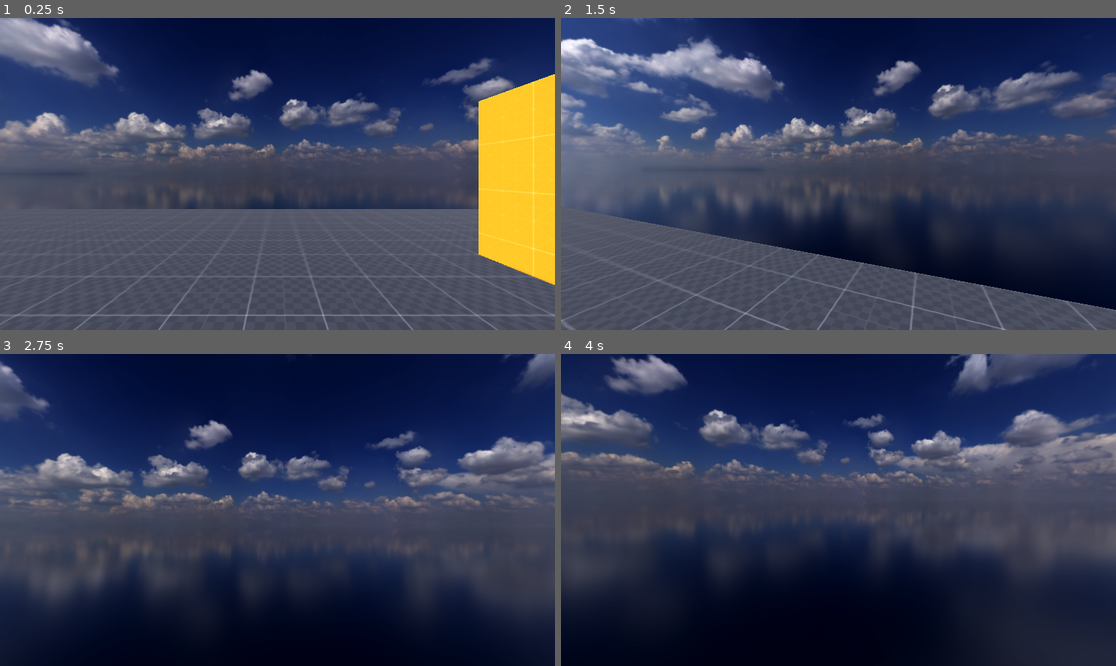
Above: before the commit, frames 1-4 (two rows, left to right).
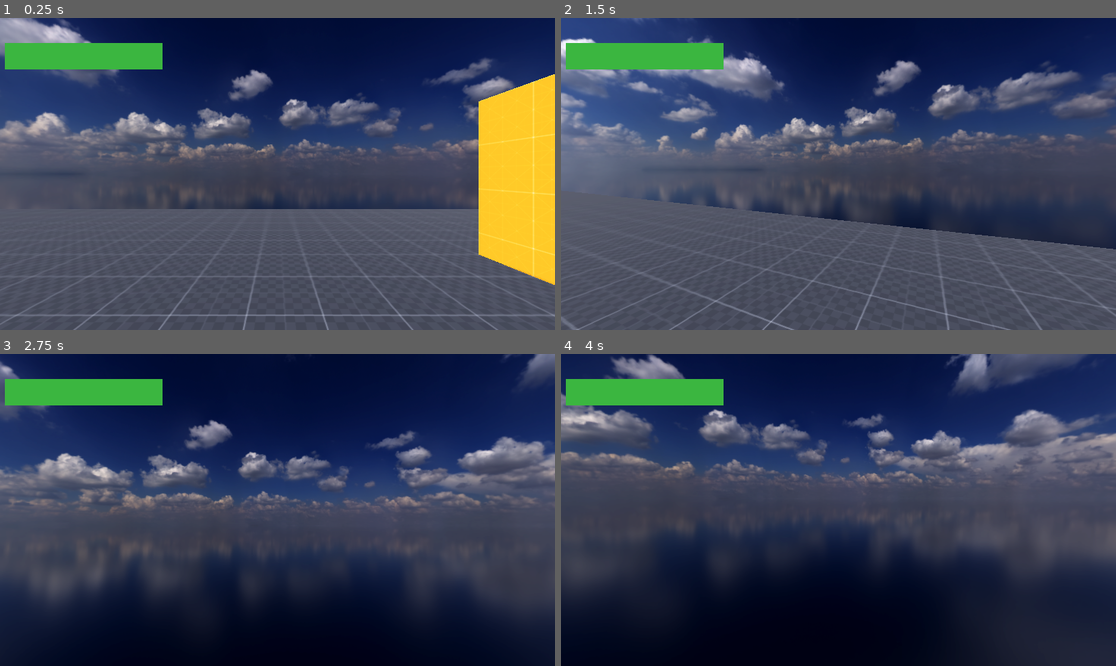
Above: after the commit, the same moments.

Repository: Inquisitor718/MadCow
Game: Godot game, scene res://scenes/main.tscn
Same seed, same stepped clock (60 frames per second), same inputs: the game is played once before the commit and once after it.
Inputs (mouse positions are in pixels of both pictures, inside the frame that each line leads up to):
- Up to frame 1 (0.25 s): no input
- Up to frame 2 (1.5 s): tap Enter (ui_accept) at 0.5, 0.77 s; move the mouse to (866, 174) at 0.52 s; hold Shift (sprint) 0.53-1.28 s; hold W (forward) from 0.53 s (still down); move the mouse to (810, 174) at 1.27 s; tap Ctrl (crouch) at 1.35 s
- Up to frame 3 (2.75 s): keep holding W (forward); tap Enter (ui_accept) at 1.52 s; tap Shift (sprint) at 1.55, 2.3 s; move the mouse to (288, 503) at 2.02 s; hold E (free_look) from 2.03 s (still down)
- Up to frame 4 (4 s): keep holding W (forward); move the mouse to (832, 516) at 2.77 s; release E (free_look) at 2.78 s; tap Shift (sprint) at 2.85 s; tap Enter (ui_accept) at 3.02, 3.5, 3.77 s; move the mouse to (877, 513) at 3.52 s; hold Shift (sprint) from 3.53 s (still down)

The runs differ from the first frame. In frame 1, 2.4% of the frame differs, in the area x 0-30%, y 8-17%; in frame 2, 15%, in the area x 0-100%, y 8-100%; in frame 3, 2.4%; in frame 4, 2.4%.

Commit message:
Added test enemy and a Health and UI system
Minor changes:
change to sprint mechanic[no longer sprints when in air]
added a to do file for self reference

Diff:
--- /dev/null
+++ b/madcow-decease/Todo/todoS.gd
@@ -0,0 +1,4 @@
+1. make a basic health system and UI for it{done}
+2. make following changes to movement: add inertia somehow
+3. add stamina bar
+4. add guns
--- a/madcow-decease/project.godot
+++ b/madcow-decease/project.godot
@@ -14,6 +14,10 @@
 run/main_scene="uid://bumv6bik85j7x"
 config/features=PackedStringArray("4.4", "Forward Plus")
 config/icon="res://icon.svg"
+
+[global_group]
+
+player_S=""
 
 [input]
 
--- a/madcow-decease/scenes/level.tscn
+++ b/madcow-decease/scenes/level.tscn
@@ -1,8 +1,9 @@
-[gd_scene load_steps=6 format=3 uid="uid://ccb1x31rk1xrh"]
+[gd_scene load_steps=7 format=3 uid="uid://ccb1x31rk1xrh"]
 
 [ext_resource type="Texture2D" uid="uid://ddvi8x568u7vh" path="res://assets/textures/dev/grids/Dark/texture_07.png" id="1_2q6dc"]
 [ext_resource type="Texture2D" uid="uid://cumosmcfe46rx" path="res://assets/textures/dev/grids/Orange/texture_05.png" id="2_w7c3h"]
 [ext_resource type="PackedScene" uid="uid://c6qqhoiccfc6n" path="res://scenes/player_S_.tscn" id="3_w8frs"]
+[ext_resource type="PackedScene" uid="uid://mx076i2bgxwe" path="res://scenes/test_enemy.tscn" id="4_mx8sn"]
 
 [sub_resource type="StandardMaterial3D" id="StandardMaterial3D_j1pjq"]
 albedo_texture = ExtResource("1_2q6dc")
@@ -28,3 +29,6 @@
 
 [node name="Player" parent="." instance=ExtResource("3_w8frs")]
 transform = Transform3D(1, 0, 0, 0, 1, 0, 0, 0, 1, -0.59694, 1.53298, 0.65011)
+
+[node name="test_enemy" parent="." instance=ExtResource("4_mx8sn")]
+transform = Transform3D(1, 0, 0, 0, 1, 0, 0, 0, 1, -6, 1, 0)
--- a/madcow-decease/scenes/player_S_.tscn
+++ b/madcow-decease/scenes/player_S_.tscn
@@ -1,10 +1,15 @@
-[gd_scene load_steps=3 format=3 uid="uid://c6qqhoiccfc6n"]
+[gd_scene load_steps=5 format=3 uid="uid://c6qqhoiccfc6n"]
 
-[ext_resource type="Script" uid="uid://bia8jgms1aljh" path="res://scripts/Movement_S.gd" id="1_gkn25"]
+[ext_resource type="Script" uid="uid://bia8jgms1aljh" path="res://scripts/Player_S.gd" id="1_gkn25"]
 
 [sub_resource type="CapsuleShape3D" id="CapsuleShape3D_cvnsp"]
 
-[node name="Player" type="CharacterBody3D"]
+[sub_resource type="StyleBoxFlat" id="StyleBoxFlat_gkn25"]
+
+[sub_resource type="StyleBoxFlat" id="StyleBoxFlat_aj78o"]
+bg_color = Color(0.229933, 0.712038, 0.249773, 1)
+
+[node name="Player" type="CharacterBody3D" groups=["player_S"]]
 script = ExtResource("1_gkn25")
 
 [node name="CollisionShape3D" type="CollisionShape3D" parent="."]
@@ -14,3 +19,13 @@
 transform = Transform3D(1, 0, 0, 0, 1, 0, 0, 0, 1, 0, 0.841623, 0)
 
 [node name="Camera3D" type="Camera3D" parent="Head"]
+
+[node name="ProgressBar" type="ProgressBar" parent="Head/Camera3D"]
+offset_left = 10.0
+offset_top = 52.0
+offset_right = 338.0
+offset_bottom = 107.0
+theme_override_styles/background = SubResource("StyleBoxFlat_gkn25")
+theme_override_styles/fill = SubResource("StyleBoxFlat_aj78o")
+value = 100.0
+show_percentage = false
--- /dev/null
+++ b/madcow-decease/scenes/test_enemy.tscn
@@ -0,0 +1,24 @@
+[gd_scene load_steps=4 format=3 uid="uid://mx076i2bgxwe"]
+
+[ext_resource type="Script" uid="uid://bcgkgd6b61xqb" path="res://scripts/test_enemy.gd" id="1_h17bh"]
+
+[sub_resource type="BoxShape3D" id="BoxShape3D_7ibm0"]
+
+[sub_resource type="BoxShape3D" id="BoxShape3D_h17bh"]
+
+[node name="test_enemy" type="CharacterBody3D"]
+script = ExtResource("1_h17bh")
+
+[node name="CollisionShape3D" type="CollisionShape3D" parent="."]
+transform = Transform3D(0.5, 0, 0, 0, 0.5, 0, 0, 0, 0.5, 0, 0, 0)
+shape = SubResource("BoxShape3D_7ibm0")
+debug_color = Color(0, 0.6, 0.701961, 1)
+
+[node name="hitbox" type="Area3D" parent="."]
+
+[node name="CollisionShape3D" type="CollisionShape3D" parent="hitbox"]
+transform = Transform3D(1.2, 0, 0, 0, 1.2, 0, 0, 0, 1.2, 0, 0, 0)
+shape = SubResource("BoxShape3D_h17bh")
+debug_color = Color(0, 0.6, 0.701961, 1)
+
+[connection signal="body_entered" from="hitbox" to="." method="_on_hitbox_body_entered"]
--- a/madcow-decease/scripts/Movement_S.gd
+++ b/madcow-decease/scripts/Player_S.gd
@@ -5,6 +5,10 @@
 var direction = Vector3.ZERO
 
 var on_floor := true
+
+#health system
+@export var health =  100
+
 
 var speed_now = 5.0
 @export var speed_walk = 5.0
@@ -34,6 +38,19 @@
 @export var land_v_min = -3.0
 @export var lbob_ampscl = 0.025
 
+#health system function for damage
+func dmg(HP):
+	if HP < health:
+		health -= HP
+	else:
+		health = 0
+	$Head/Camera3D/ProgressBar.value = health
+	if health < 0:
+		die()
+
+func die():
+	pass
+
 #mouse movement
 func _ready():
 	Input.set_mouse_mode(Input.MOUSE_MODE_CAPTURED)
@@ -62,7 +79,7 @@
 		pcap.shape.height += ucrouch_speed * delta
 		pcap.shape.height = clamp(pcap.shape.height, 0.72, 2)
 		if abs(pcap.shape.height - 2.0) < 0.01:
-			if Input.is_action_pressed("sprint"):
+			if Input.is_action_pressed("sprint") && is_on_floor():
 				speed_now = speed_sprint
 			else:
 				speed_now = speed_walk
--- /dev/null
+++ b/madcow-decease/scripts/test_enemy.gd
@@ -0,0 +1,17 @@
+extends CharacterBody3D
+
+
+# Called when the node enters the scene tree for the first time.
+func _ready() -> void:
+	pass # Replace with function body.
+
+
+# Called every frame. 'delta' is the elapsed time since the previous frame.
+func _process(delta: float) -> void:
+	pass
+
+
+func _on_hitbox_body_entered(body):
+	if body.is_in_group("player_S"):
+		get_tree().call_group("player_S", "dmg", 10)
+		print("entered")
Not shown, added: madcow-decease/Todo/todoS.gd.uid
Renamed: madcow-decease/scripts/Movement_S.gd.uid -> madcow-decease/scripts/Player_S.gd.uid
Not shown, added: madcow-decease/scripts/test_enemy.gd.uid
